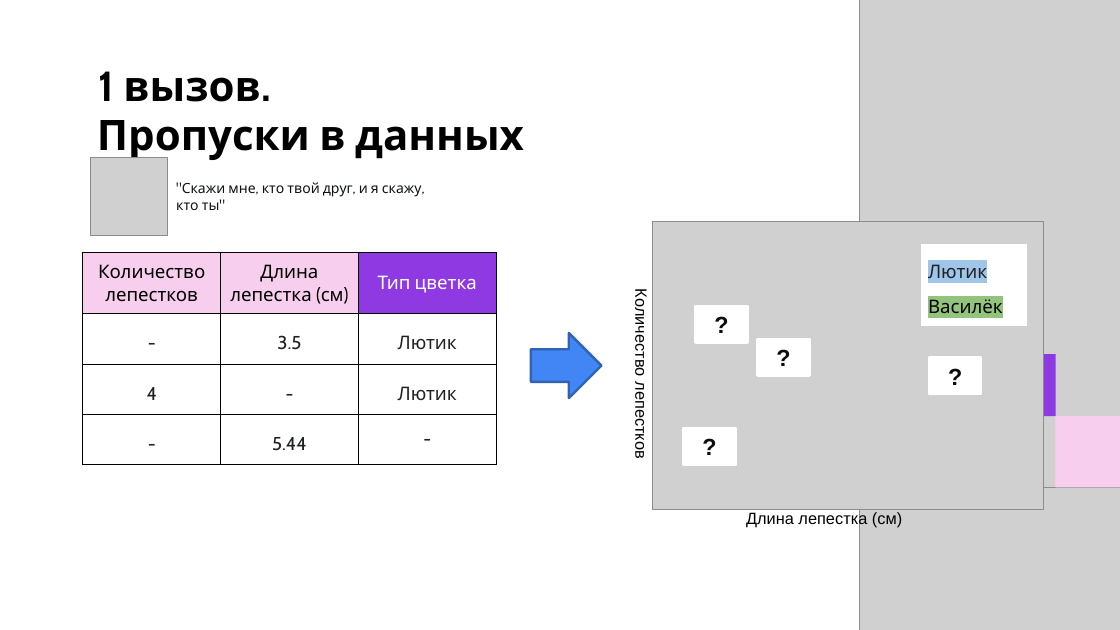
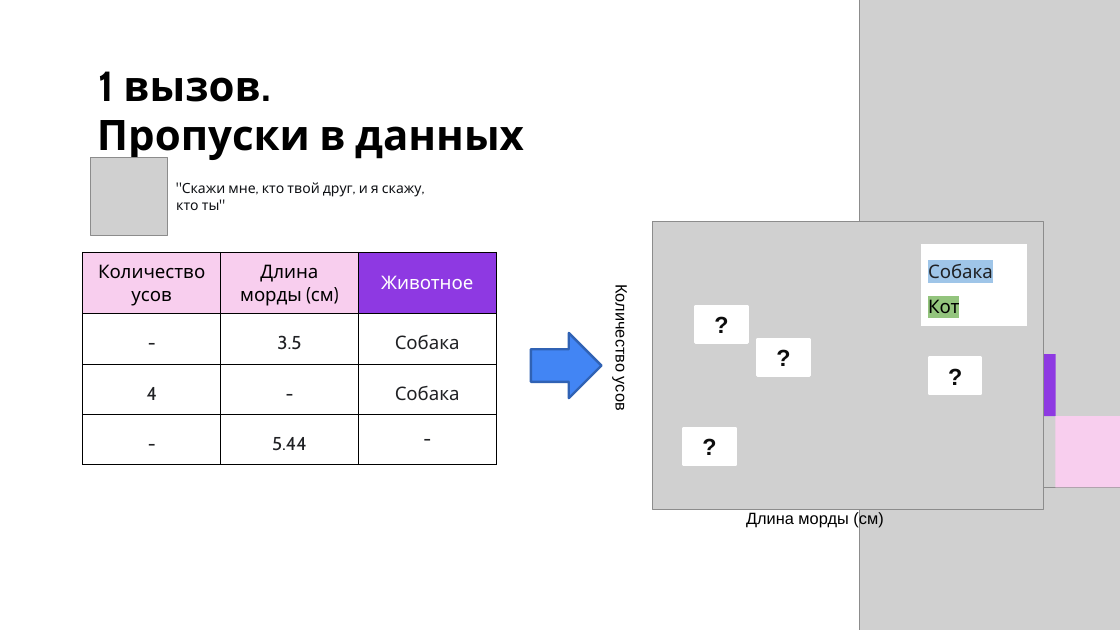
Before and after one commit to Ulatel/course_tsu_2026, a slide deck: slide 73 of Модуль 1. Введение в ML/1_Лекция.pptx. Drawn at 1120x630 pixels with LibreOffice and Linux fonts; fonts in the diff are those of the drawing; grey boxes stand for pictures. Boxes give left, top, right and bottom in pixels: in the first picture for what was removed or moved away, otherwise in the second. Text is boxed around its words. In the diff, an @@ line names an element or a change of style, - is before the commit and + after.

```diff
--- a/Модуль 1. Введение в ML/1_Лекция.pptx
+++ b/Модуль 1. Введение в ML/1_Лекция.pptx
@@ table at [83, 252, 497, 465] @@
-row 1: Количество лепестков | Длина лепестка (см) | Тип цветка
+row 1: Количество усов | Длина морды (см) | Животное
-row 2, column 3: Лютик
+row 2, column 3: Собака
-row 3, column 3: Лютик
+row 3, column 3: Собака
@@ table at [922, 245, 1027, 323] @@
-row 1, column 1: Лютик
+row 1, column 1: Собака
-row 2, column 1: Василёк
+row 2, column 1: Кот
@@ text at [612, 292, 630, 410]: text changed @@
-Количество лепестков
+Количество усов
@@ text at [746, 511, 883, 528]: text changed @@
-Длина лепестка (см)
+Длина морды (см)
```
Also in this commit, not shown: 5 other slides changed, 4 other files.
